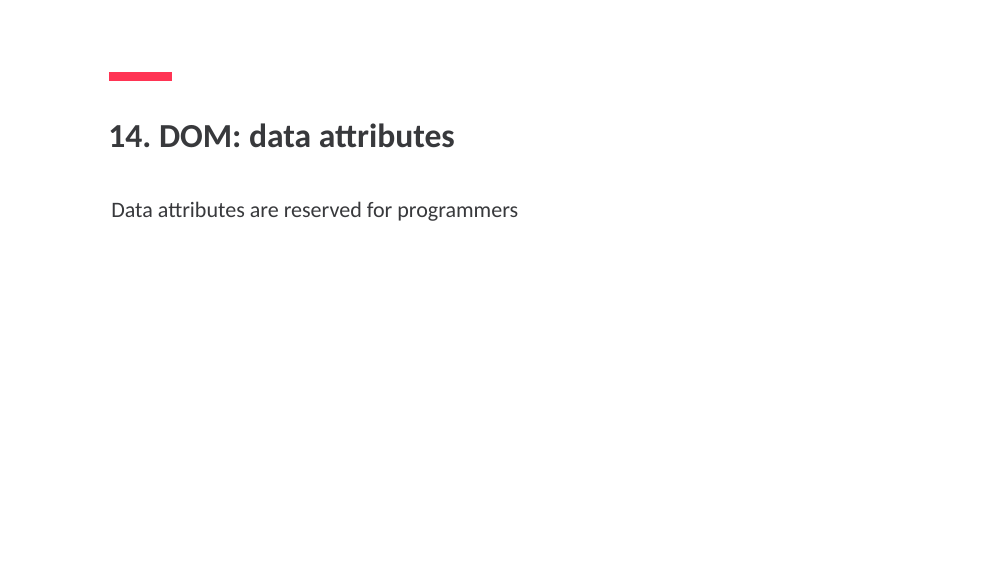
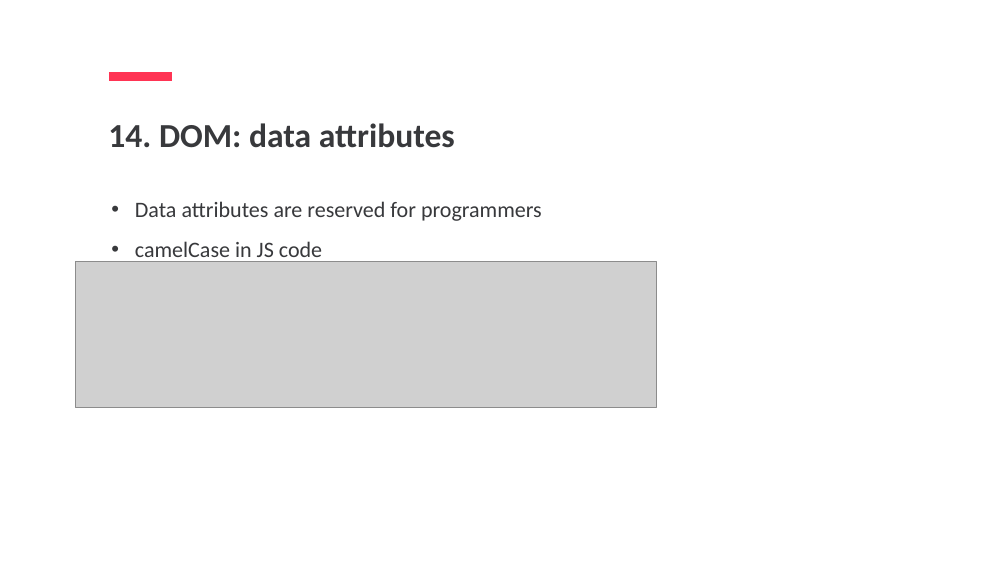
Before and after one commit to jpotapova/js-lecture-1, a slide deck: slide 81 of JS1-Jelizaveta-Potapova.pptx. Drawn at 1008x567 pixels with LibreOffice and Linux fonts; fonts in the diff are those of the drawing; grey boxes stand for pictures. Boxes give left, top, right and bottom in pixels: in the first picture for what was removed or moved away, otherwise in the second. Text is boxed around its words. In the diff, an @@ line names an element or a change of style, - is before the commit and + after.

Commit message:
Update slides

```diff
--- a/JS1-Jelizaveta-Potapova.pptx
+++ b/JS1-Jelizaveta-Potapova.pptx
@@ text at (x1=135, y1=201, x2=542, y2=221): bullet none to • @@
@@ picture added at (x1=75, y1=261, x2=657, y2=407) @@
@@ text at (x1=135, y1=241, x2=322, y2=263): paragraph added @@
+• camelCase in JS code
```
